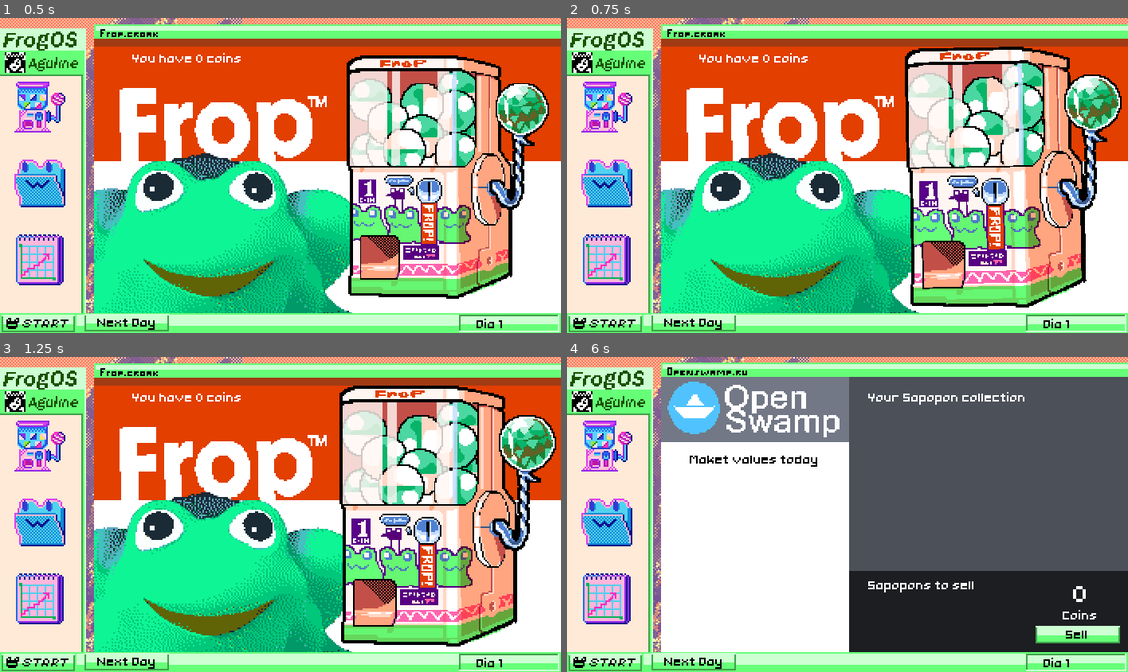
Above: before the commit, frames 1-4 (two rows, left to right).
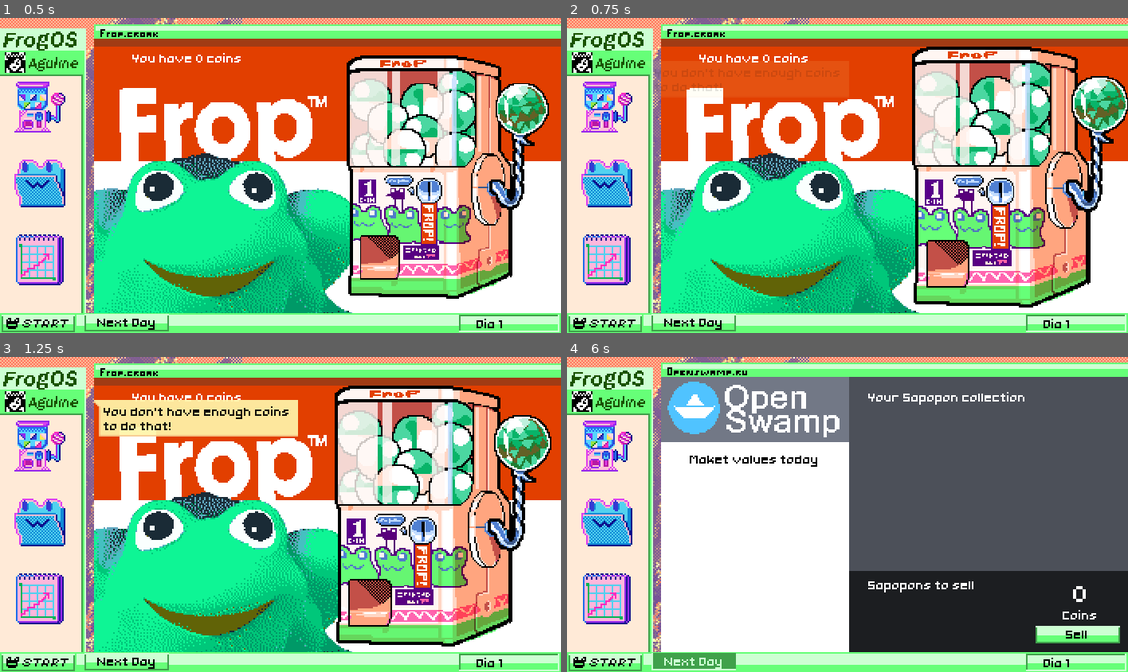
Above: after the commit, the same moments.

Repository: cosmicfoxgames/sapopon
Game: Godot game, scene res://scenes/desktop_master.tscn
Two runs of this game, one before a commit and one after it. Both use one fixed random seed, a clock stepped at 60 frames per second and the inputs below. This scene is started directly instead of the project's main scene.
Inputs (mouse positions are in pixels of both pictures, inside the frame that each line leads up to):
- Up to frame 1 (0.5 s): no input
- Up to frame 2 (0.75 s): tap Enter (game_enter) at 0.5 s; move the mouse to (998, 178) at 0.52 s; click (998, 178) at 0.6 s
- Up to frame 3 (1.25 s): no input
- Up to frame 4 (6 s): move the mouse to (606, 445) at 1.27 s; click (606, 445) at 1.35 s; move the mouse to (864, 577) at 2.02 s; tap Enter (game_enter) at 2.1, 4.35, 5.75 s; click (864, 577) at 2.3 s; move the mouse to (606, 523) at 2.77 s; click (606, 523) at 2.85 s; move the mouse to (606, 599) at 3.52 s; click (606, 599) at 3.6 s; move the mouse to (970, 649) at 4.27 s; click (970, 649) at 4.55 s; tap Space at 5 s; move the mouse to (690, 662) at 5.02 s; click (690, 662) at 5.1 s; move the mouse to (763, 435) at 5.77 s; click (763, 435) at 5.85 s

Frame 1 is identical in both runs. In frame 2, 16% of the frame differs, in the area x 22-100%, y 9-92%; in frame 3, 18%, in the area x 16-100%, y 9-92%; in frame 4, 0.8%.
Error in both runs: Invalid access to property or key '0' on a base object of type 'Nil'. (res://scene)

Commit message:
setted main menu, created warning system, some graphical additions

Diff:
--- a/icon_txt_button.gd
+++ b/icon_txt_button.gd
@@ -15,7 +15,7 @@
 var frog_res : FrogTemplate
 
 func _ready() -> void:
-	pass # Replace with function body.
+	set_itself()
 
 func _process(delta: float) -> void:
 	if Input.is_action_just_pressed("game_click") and is_hovering == true:
--- a/resources/ui_theme.tres
+++ b/resources/ui_theme.tres
@@ -20,5 +20,6 @@
 Button/fonts/font = ExtResource("1_cdg6v")
 Button/styles/normal = SubResource("StyleBoxTexture_rek2g")
 Label/colors/font_color = Color(0, 0, 0, 1)
+Label/constants/line_spacing = -2
 Label/font_sizes/font_size = 10
 Label/fonts/font = ExtResource("1_cdg6v")
--- a/scene objects/gacha.gd
+++ b/scene objects/gacha.gd
@@ -3,11 +3,13 @@
 signal got_new_frog
 
 @onready var anim = %AnimationPlayer
+@onready var collision = %Area2D
 
 var is_hovering = false
 var can_interact = true
 
 func _ready() -> void:
+	print("ready do gacha")
 	anim.play("idle")
 
 func _process(delta: float) -> void:
@@ -21,25 +23,27 @@
 	anim.play("gacha")
 	GlobalSignals.play_sfx.emit(GameResources.get_resource(GameResources.SFX["GACHA_SPIN"]))
 	await anim.animation_finished
+	can_interact = true
 
-	if is_hovering == false:
-		anim.play("idle")
-	can_interact = true
+	#if is_hovering == false:
+		#anim.play("idle")
 
 	got_new_frog.emit()
 
 func no_money():
 	print("NO MONEY")
+	anim.play("no_money")
+	GlobalSignals.show_warning.emit(GameData.GAME_WARNINGS["NOT_ENOUGH_COINS"])
 
 #signals
 
 func _on_area_2d_mouse_entered() -> void:
+	is_hovering = true
 	anim.play("hover_in")
 	await anim.animation_finished
-	is_hovering = true
 
 func _on_area_2d_mouse_exited() -> void:
+	is_hovering = false
 	anim.play("hover_out")
-	is_hovering = false
 	await anim.animation_finished
 	anim.play("idle")
--- a/scene objects/gacha.tscn
+++ b/scene objects/gacha.tscn
@@ -56,6 +56,18 @@
 "update": 0,
 "values": [Vector2(0, 0)]
 }
+tracks/4/type = "value"
+tracks/4/imported = false
+tracks/4/enabled = true
+tracks/4/path = NodePath("all_gacha:position")
+tracks/4/interp = 1
+tracks/4/loop_wrap = true
+tracks/4/keys = {
+"times": PackedFloat32Array(0),
+"transitions": PackedFloat32Array(1),
+"update": 0,
+"values": [Vector2(0, 0)]
+}
 
 [sub_resource type="Animation" id="Animation_w5f7v"]
 resource_name = "gacha"
@@ -114,6 +126,18 @@
 "update": 1,
 "values": [0.0, -0.0174533, 0.0174533, 0.0]
 }
+tracks/2/type = "value"
+tracks/2/imported = false
+tracks/2/enabled = true
+tracks/2/path = NodePath("all_gacha/Control:rotation")
+tracks/2/interp = 1
+tracks/2/loop_wrap = true
+tracks/2/keys = {
+"times": PackedFloat32Array(0),
+"transitions": PackedFloat32Array(1),
+"update": 0,
+"values": [0.0]
+}
 
 [sub_resource type="Animation" id="Animation_wgoav"]
 resource_name = "hover_out"
@@ -130,6 +154,18 @@
 "transitions": PackedFloat32Array(1, 1, 1),
 "update": 0,
 "values": [Vector2(1.08, 1.08), Vector2(0.98, 0.98), Vector2(1, 1)]
+}
+tracks/1/type = "value"
+tracks/1/imported = false
+tracks/1/enabled = true
+tracks/1/path = NodePath("all_gacha/Control:rotation")
+tracks/1/interp = 1
+tracks/1/loop_wrap = true
+tracks/1/keys = {
+"times": PackedFloat32Array(0),
+"transitions": PackedFloat32Array(1),
+"update": 0,
+"values": [0.0]
 }
 
 [sub_resource type="Animation" id="Animation_lp5ag"]
@@ -160,6 +196,71 @@
 "transitions": PackedFloat32Array(1, 1),
 "update": 0,
 "values": [Vector2(1, 1), Vector2(1.01, 1.01)]
+}
+tracks/2/type = "value"
+tracks/2/imported = false
+tracks/2/enabled = true
+tracks/2/path = NodePath("all_gacha/Control:rotation")
+tracks/2/interp = 1
+tracks/2/loop_wrap = true
+tracks/2/keys = {
+"times": PackedFloat32Array(0),
+"transitions": PackedFloat32Array(1),
+"update": 0,
+"values": [0.0]
+}
+
+[sub_resource type="Animation" id="Animation_rit8f"]
+resource_name = "no_money"
+length = 0.9
+step = 0.1
+tracks/0/type = "value"
+tracks/0/imported = false
+tracks/0/enabled = true
+tracks/0/path = NodePath("all_gacha:scale")
+tracks/0/interp = 1
+tracks/0/loop_wrap = true
+tracks/0/keys = {
+"times": PackedFloat32Array(0),
+"transitions": PackedFloat32Array(1),
+"update": 0,
+"values": [Vector2(1.08, 1.08)]
+}
+tracks/1/type = "value"
+tracks/1/imported = false
+tracks/1/enabled = true
+tracks/1/path = NodePath("all_gacha:position")
+tracks/1/interp = 2
+tracks/1/loop_wrap = true
+tracks/1/keys = {
+"times": PackedFloat32Array(0, 0.1, 0.3, 0.5, 0.6, 0.7, 0.8, 0.9),
+"transitions": PackedFloat32Array(1, 1, 1, 1, 1, 1, 1, 1),
+"update": 0,
+"values": [Vector2(0, 0), Vector2(4, 0), Vector2(-4, 0), Vector2(4, 0), Vector2(-4, 0), Vector2(4, 0), Vector2(-4, 0), Vector2(0, 0)]
+}
+tracks/2/type = "value"
+tracks/2/imported = false
+tracks/2/enabled = true
+tracks/2/path = NodePath("all_gacha/Control:rotation")
+tracks/2/interp = 1
+tracks/2/loop_wrap = true
+tracks/2/keys = {
+"times": PackedFloat32Array(0),
+"transitions": PackedFloat32Array(1),
+"update": 0,
+"values": [0.0]
+}
+tracks/3/type = "value"
+tracks/3/imported = false
+tracks/3/enabled = true
+tracks/3/path = NodePath("all_gacha:rotation")
+tracks/3/interp = 1
+tracks/3/loop_wrap = true
+tracks/3/keys = {
+"times": PackedFloat32Array(0),
+"transitions": PackedFloat32Array(1),
+"update": 0,
+"values": [0.0]
 }
 
 [sub_resource type="AnimationLibrary" id="AnimationLibrary_gokhi"]
@@ -168,7 +269,8 @@
 "gacha": SubResource("Animation_w5f7v"),
 "hover_in": SubResource("Animation_ehpi3"),
 "hover_out": SubResource("Animation_wgoav"),
-"idle": SubResource("Animation_lp5ag")
+"idle": SubResource("Animation_lp5ag"),
+"no_money": SubResource("Animation_rit8f")
 }
 
 [sub_resource type="RectangleShape2D" id="RectangleShape2D_0rntc"]
@@ -205,6 +307,7 @@
 }
 
 [node name="Area2D" type="Area2D" parent="."]
+unique_name_in_owner = true
 
 [node name="CollisionShape2D" type="CollisionShape2D" parent="Area2D"]
 position = Vector2(-10.5, 0)
--- a/scene objects/got_frog.gd
+++ b/scene objects/got_frog.gd
@@ -21,6 +21,7 @@
 
 	anim.play("gacha_down")
 	await anim.animation_finished
+	GlobalSignals.play_sfx.emit(GameResources.get_random_frog_ribbit())
 	anim.play("frgo_wiggle")
 
 	await get_tree().create_timer(1).timeout
--- a/scene objects/got_frog.tscn
+++ b/scene objects/got_frog.tscn
@@ -263,6 +263,7 @@
 anchor_bottom = 1.0
 grow_horizontal = 2
 grow_vertical = 2
+mouse_filter = 1
 script = ExtResource("1_2qvfj")
 metadata/_edit_vertical_guides_ = [176.0]
 
@@ -272,6 +273,7 @@
 offset_top = -5.0
 offset_right = 359.0
 offset_bottom = 210.0
+mouse_filter = 1
 color = Color(0, 0.0588235, 0, 0.396078)
 
 [node name="64x64" type="Sprite2D" parent="."]
@@ -288,6 +290,7 @@
 offset_bottom = -65.0
 scale = Vector2(2.5, 2.5)
 pivot_offset = Vector2(0, 8)
+mouse_filter = 1
 
 [node name="8olametade0" type="Sprite2D" parent="bola"]
 texture = ExtResource("3_fp3mv")
@@ -302,6 +305,7 @@
 anchors_preset = 0
 offset_right = 40.0
 offset_bottom = 40.0
+mouse_filter = 1
 
 [node name="new_frog" type="Label" parent="labels"]
 unique_name_in_owner = true
--- a/scene objects/icon_txt_button.tscn
+++ b/scene objects/icon_txt_button.tscn
@@ -59,5 +59,6 @@
 position = Vector2(45.5, 9.5)
 shape = SubResource("RectangleShape2D_8s8v1")
 
+[connection signal="input_event" from="Area2D" to="." method="_on_area_2d_input_event"]
 [connection signal="mouse_entered" from="Area2D" to="." method="_on_area_2d_mouse_entered"]
 [connection signal="mouse_exited" from="Area2D" to="." method="_on_area_2d_mouse_exited"]
--- a/scene objects/market_bar.tscn
+++ b/scene objects/market_bar.tscn
@@ -6,7 +6,7 @@
 [ext_resource type="Texture2D" uid="uid://64coujsup7d7" path="res://resources/graphics/ui/market bars/good.png" id="2_x7pis"]
 [ext_resource type="Texture2D" uid="uid://cxnwnfmrgexr1" path="res://resources/graphics/ui/market bars/bad.png" id="4_pp3p8"]
 [ext_resource type="Texture2D" uid="uid://by5d82ajttgwi" path="res://resources/graphics/ui/market bars/xtra bad.png" id="5_pcpud"]
-[ext_resource type="Texture2D" uid="uid://bre3eti82wsj3" path="res://resources/graphics/icons/sapo.png" id="7_uq5ns"]
+[ext_resource type="Texture2D" uid="uid://8i14u74sjcw2" path="res://resources/graphics/icons/rates.png" id="7_3tmay"]
 
 [node name="market_bar" type="Control"]
 layout_mode = 3
@@ -41,4 +41,4 @@
 [node name="icon" type="Sprite2D" parent="."]
 unique_name_in_owner = true
 position = Vector2(7, 5)
-texture = ExtResource("7_uq5ns")
+texture = ExtResource("7_3tmay")
--- a/scene objects/upper_ui_gacha.gd
+++ b/scene objects/upper_ui_gacha.gd
@@ -4,6 +4,7 @@
 
 @onready var moedas = %label_moedas
 @onready var dias = %label_dias
+@onready var gacha = %gacha
 
 @onready var place_holder_new_frog = %label_new_frog
 
@@ -34,8 +35,6 @@
 		spin_gacha_signal.emit(how_many)
 		change_coin_ammount(PlayerData.current_money)
 
-	else: pass#fazer alguma coisa pra mostrar pro player q ele n tem dinheiro o suficente
-
 func advance_to_next_day():
 	pass
 
--- a/scene objects/upper_ui_market.gd
+++ b/scene objects/upper_ui_market.gd
@@ -101,4 +101,5 @@
 		coin_ammnt_to_add = 0
 		frogs_to_subtract = []
 		coins_label.text = str(coin_ammnt_to_add)
-	else: print("can't sell for lss than 0!")
+	else:
+		GlobalSignals.show_warning.emit(GameData.GAME_WARNINGS["CANT_SELL_LESS_ZERO"])
--- /dev/null
+++ b/scene objects/warning_bubble.gd
@@ -0,0 +1,25 @@
+extends Control
+
+@onready var label = %Label
+@onready var anim = %AnimationPlayer
+@onready var timer = %Timer
+
+func _ready() -> void:
+	GlobalSignals.show_warning.connect(_on_show_warning)
+
+func _process(delta: float) -> void:
+	pass
+
+func set_warning(warning : String):
+	timer.stop()
+	label.text = warning
+	anim.play("in")
+	await anim.animation_finished
+	timer.start(3)
+	anim.play("out")
+
+#signals
+
+func _on_show_warning(warning):
+	print("veio pro show warinig")
+	set_warning(warning)
--- /dev/null
+++ b/scene objects/warning_bubble.tscn
@@ -0,0 +1,147 @@
+[gd_scene load_steps=8 format=3 uid="uid://b8lc5pfvm0sjn"]
+
+[ext_resource type="Script" path="res://scene objects/warning_bubble.gd" id="1_i4hj2"]
+[ext_resource type="Texture2D" uid="uid://cpmyc55mne76j" path="res://resources/graphics/ui/bubble.png" id="1_vusa1"]
+[ext_resource type="Theme" uid="uid://bascc1vb042uq" path="res://resources/ui_theme.tres" id="2_hyp8o"]
+
+[sub_resource type="Animation" id="Animation_ldgqf"]
+resource_name = "in"
+length = 0.5
+step = 0.1
+tracks/0/type = "value"
+tracks/0/imported = false
+tracks/0/enabled = true
+tracks/0/path = NodePath(".:position")
+tracks/0/interp = 2
+tracks/0/loop_wrap = true
+tracks/0/keys = {
+"times": PackedFloat32Array(0, 0.5),
+"transitions": PackedFloat32Array(1, 1),
+"update": 0,
+"values": [Vector2(-10, 0), Vector2(0, 0)]
+}
+tracks/1/type = "value"
+tracks/1/imported = false
+tracks/1/enabled = true
+tracks/1/path = NodePath(".:modulate")
+tracks/1/interp = 2
+tracks/1/loop_wrap = true
+tracks/1/keys = {
+"times": PackedFloat32Array(0, 0.5),
+"transitions": PackedFloat32Array(1, 1),
+"update": 0,
+"values": [Color(1, 1, 1, 0), Color(1, 1, 1, 1)]
+}
+
+[sub_resource type="Animation" id="Animation_7bo4h"]
+length = 0.001
+tracks/0/type = "value"
+tracks/0/imported = false
+tracks/0/enabled = true
+tracks/0/path = NodePath(".:position")
+tracks/0/interp = 1
+tracks/0/loop_wrap = true
+tracks/0/keys = {
+"times": PackedFloat32Array(0),
+"transitions": PackedFloat32Array(1),
+"update": 0,
+"values": [Vector2(0, 0)]
+}
+tracks/1/type = "value"
+tracks/1/imported = false
+tracks/1/enabled = true
+tracks/1/path = NodePath(".:modulate")
+tracks/1/interp = 1
+tracks/1/loop_wrap = true
+tracks/1/keys = {
+"times": PackedFloat32Array(0),
+"transitions": PackedFloat32Array(1),
+"update": 0,
+"values": [Color(1, 1, 1, 0)]
+}
+
+[sub_resource type="Animation" id="Animation_q55tn"]
+resource_name = "out"
+length = 0.5
+step = 0.1
+tracks/0/type = "value"
+tracks/0/imported = false
+tracks/0/enabled = true
+tracks/0/path = NodePath(".:modulate")
+tracks/0/interp = 2
+tracks/0/loop_wrap = true
+tracks/0/keys = {
+"times": PackedFloat32Array(0, 0.5),
+"transitions": PackedFloat32Array(1, 1),
+"update": 0,
+"values": [Color(1, 1, 1, 1), Color(1, 1, 1, 0)]
+}
+tracks/1/type = "value"
+tracks/1/imported = false
+tracks/1/enabled = true
+tracks/1/path = NodePath(".:position")
+tracks/1/interp = 2
+tracks/1/loop_wrap = true
+tracks/1/keys = {
+"times": PackedFloat32Array(0, 0.5),
+"transitions": PackedFloat32Array(1, 1),
+"update": 0,
+"values": [Vector2(0, 0), Vector2(10, 0)]
+}
+
+[sub_resource type="AnimationLibrary" id="AnimationLibrary_kyye1"]
+_data = {
+"RESET": SubResource("Animation_7bo4h"),
+"in": SubResource("Animation_ldgqf"),
+"out": SubResource("Animation_q55tn")
+}
+
+[node name="warning bubble" type="Control"]
+layout_mode = 3
+anchors_preset = 0
+offset_right = 129.0
+offset_bottom = 25.0
+script = ExtResource("1_i4hj2")
+
+[node name="bubble" type="Control" parent="."]
+unique_name_in_owner = true
+modulate = Color(1, 1, 1, 0)
+layout_mode = 3
+anchors_preset = 0
+offset_right = 129.0
+offset_bottom = 25.0
+mouse_filter = 1
+
+[node name="NinePatchRect" type="NinePatchRect" parent="bubble"]
+layout_mode = 0
+offset_right = 128.0
+offset_bottom = 25.0
+texture = ExtResource("1_vusa1")
+region_rect = Rect2(0, 1, 16, 15)
+patch_margin_left = 5
+patch_margin_top = 6
+patch_margin_right = 2
+patch_margin_bottom = 3
+
+[node name="Label" type="Label" parent="bubble"]
+unique_name_in_owner = true
+layout_mode = 0
+offset_left = 6.0
+offset_top = 2.0
+offset_right = 126.0
+offset_bottom = 22.0
+theme = ExtResource("2_hyp8o")
+text = "texto texto texto"
+autowrap_mode = 3
+
+[node name="AnimationPlayer" type="AnimationPlayer" parent="."]
+unique_name_in_owner = true
+root_node = NodePath("../bubble")
+libraries = {
+"": SubResource("AnimationLibrary_kyye1")
+}
+
+[node name="Timer" type="Timer" parent="."]
+unique_name_in_owner = true
+wait_time = 3.0
+one_shot = true
--- a/scenes/desktop_master.gd
+++ b/scenes/desktop_master.gd
@@ -9,6 +9,8 @@
 func _ready() -> void:
 	on_first_start_game()
 	connect_all_signals()
+
+	GlobalSignals.play_sfx.emit(GameResources.get_resource(GameResources.SFX["BOOTUP"]))
 
 func _process(delta: float) -> void:
 	pass
--- a/scenes/desktop_master.tscn
+++ b/scenes/desktop_master.tscn
@@ -13,6 +13,7 @@
 [ext_resource type="PackedScene" uid="uid://35fox7or2yxn" path="res://scene objects/got_frog.tscn" id="11_f4118"]
 [ext_resource type="Theme" uid="uid://bascc1vb042uq" path="res://resources/ui_theme.tres" id="12_407c5"]
 [ext_resource type="PackedScene" uid="uid://bwxblhr0sly7e" path="res://scene objects/game_button.tscn" id="13_4yhrd"]
+[ext_resource type="PackedScene" uid="uid://b8lc5pfvm0sjn" path="res://scene objects/warning_bubble.tscn" id="14_ywqie"]
 
 [sub_resource type="Animation" id="Animation_bre8d"]
 length = 0.001
@@ -211,6 +212,12 @@
 offset_bottom = 197.137
 button_txt = "next_day"
 
+[node name="warning bubble" parent="." instance=ExtResource("14_ywqie")]
+offset_left = 58.0
+offset_top = 26.0
+offset_right = 63.0
+offset_bottom = 31.0
+
 [connection signal="clicked" from="CenterContainer/VBoxContainer/button_gacha" to="." method="_on_button_gacha_clicked"]
 [connection signal="clicked" from="CenterContainer/VBoxContainer/button_collection" to="." method="_on_button_collection_clicked"]
 [connection signal="clicked" from="CenterContainer/VBoxContainer/button_market" to="." method="_on_button_market_clicked"]
--- a/scenes/gacha_master.tscn
+++ b/scenes/gacha_master.tscn
@@ -1,8 +1,10 @@
-[gd_scene load_steps=4 format=3 uid="uid://pvg0w1f6cv0v"]
+[gd_scene load_steps=6 format=3 uid="uid://pvg0w1f6cv0v"]
 
 [ext_resource type="Script" path="res://scenes/gacha_master.gd" id="1_n2buy"]
-[ext_resource type="PackedScene" uid="uid://c072uq7qbyse6" path="res://scene objects/upper_ui_gacha.tscn" id="2_3osyx"]
 [ext_resource type="Texture2D" uid="uid://bb011tc5j1vjs" path="res://resources/graphics/windows/gacha.PNG" id="2_mh3jo"]
+[ext_resource type="Script" path="res://scene objects/upper_ui_gacha.gd" id="3_qx7fi"]
+[ext_resource type="Theme" uid="uid://bascc1vb042uq" path="res://resources/ui_theme.tres" id="4_yfc0j"]
+[ext_resource type="PackedScene" uid="uid://bgg5woyjyfmwy" path="res://scene objects/gacha.tscn" id="5_cowh7"]
 
 [node name="gacha_master" type="Control"]
 layout_mode = 3
@@ -17,11 +19,42 @@
 position = Vector2(176, 93)
 texture = ExtResource("2_mh3jo")
 
-[node name="upper_ui_gacha" parent="." instance=ExtResource("2_3osyx")]
+[node name="upper_ui_gacha" type="Control" parent="."]
 unique_name_in_owner = true
+layout_mode = 3
+anchors_preset = 0
 offset_left = 2.0
 offset_top = -1.0
 offset_right = 42.0
 offset_bottom = 39.0
+script = ExtResource("3_qx7fi")
+metadata/_edit_vertical_guides_ = [290.0]
+
+[node name="label_moedas" type="Label" parent="upper_ui_gacha"]
+unique_name_in_owner = true
+layout_mode = 0
+offset_left = 22.0
+offset_top = 17.0
+offset_right = 148.0
+offset_bottom = 35.0
+theme = ExtResource("4_yfc0j")
+theme_override_colors/font_color = Color(1, 1, 1, 1)
+text = "moedas"
+
+[node name="label_dias" type="Label" parent="upper_ui_gacha"]
+unique_name_in_owner = true
+visible = false
+layout_mode = 0
+offset_left = 1.0
+offset_top = 21.0
+offset_right = 63.0
+offset_bottom = 44.0
+text = "dia"
+
+[node name="gacha" parent="upper_ui_gacha" instance=ExtResource("5_cowh7")]
+unique_name_in_owner = true
+position = Vector2(220, 98)
+scale = Vector2(0.9, 0.9)
 
 [connection signal="spin_gacha_signal" from="upper_ui_gacha" to="." method="_on_upper_ui_gacha_spin_gacha_signal"]
+[connection signal="got_new_frog" from="upper_ui_gacha/gacha" to="upper_ui_gacha" method="_on_gacha_got_new_frog"]
--- a/scenes/main_menu.gd
+++ b/scenes/main_menu.gd
@@ -4,7 +4,7 @@
 
 func _ready() -> void:
 	GlobalSignals.stop_music.emit()
-	GlobalSignals.play_sfx.emit(GameResources.get_resource(GameResources.SFX["BOOTUP"]))
+	GlobalSignals.play_sfx.emit(GameResources.get_random_frog_ribbit())
 
 func _process(delta: float) -> void:
 	pass
--- a/scenes/main_menu.tscn
+++ b/scenes/main_menu.tscn
@@ -1,7 +1,13 @@
-[gd_scene load_steps=3 format=3 uid="uid://cocpsaisvyjp8"]
+[gd_scene load_steps=9 format=3 uid="uid://cocpsaisvyjp8"]
 
 [ext_resource type="Script" path="res://scenes/main_menu.gd" id="1_xmmsf"]
 [ext_resource type="PackedScene" uid="uid://bwxblhr0sly7e" path="res://scene objects/game_button.tscn" id="2_lfjsf"]
+[ext_resource type="Texture2D" uid="uid://bra40v24bvx0d" path="res://resources/graphics/windows/log_in_screen.png" id="2_s7gmp"]
+[ext_resource type="PackedScene" uid="uid://bvkia36aegb3t" path="res://scene objects/icon_txt_button.tscn" id="4_6wvss"]
+[ext_resource type="Texture2D" uid="uid://dgnbq7wljheq6" path="res://resources/graphics/ui/frogos logo.png" id="5_buepg"]
+[ext_resource type="Texture2D" uid="uid://ddwgj7w0fc58s" path="res://resources/graphics/icons/team.png" id="5_s3gpp"]
+[ext_resource type="Theme" uid="uid://bascc1vb042uq" path="res://resources/ui_theme.tres" id="6_hoog6"]
+[ext_resource type="Texture2D" uid="uid://c3rn5lks07u8i" path="res://resources/graphics/icons/manual.png" id="6_rwo16"]
 
 [node name="main_menu" type="Control"]
 layout_mode = 3
@@ -23,12 +29,16 @@
 mouse_filter = 1
 color = Color(1, 0.717647, 0.862745, 1)
 
+[node name="LogInScreen" type="Sprite2D" parent="."]
+position = Vector2(176, 98)
+texture = ExtResource("2_s7gmp")
+
 [node name="VBoxContainer" type="VBoxContainer" parent="."]
 layout_mode = 0
 offset_left = 144.0
-offset_top = 104.0
+offset_top = 106.0
 offset_right = 197.0
-offset_bottom = 183.0
+offset_bottom = 159.0
 theme_override_constants/separation = 15
 
 [node name="butt_log_in" parent="VBoxContainer" instance=ExtResource("2_lfjsf")]
@@ -39,5 +49,40 @@
 layout_mode = 2
 button_txt = "log_out"
 
+[node name="VBoxContainer2" type="VBoxContainer" parent="."]
+layout_mode = 0
+offset_left = 3.0
+offset_top = 113.0
+offset_right = 122.0
+offset_bottom = 177.0
+theme_override_constants/separation = 4
+alignment = 2
+metadata/_edit_group_ = true
+
+[node name="icon_txt_button" parent="VBoxContainer2" instance=ExtResource("4_6wvss")]
+layout_mode = 2
+icon_to_use = ExtResource("5_s3gpp")
+button_txt = "credits"
+
+[node name="icon_txt_button2" parent="VBoxContainer2" instance=ExtResource("4_6wvss")]
+layout_mode = 2
+icon_to_use = ExtResource("6_rwo16")
+button_txt = "manual"
+
+[node name="FrogosLogo" type="Sprite2D" parent="."]
+position = Vector2(170, 71)
+scale = Vector2(2.5, 2.5)
+texture = ExtResource("5_buepg")
+
+[node name="Label" type="Label" parent="."]
+layout_mode = 0
+offset_left = 283.0
+offset_top = 166.0
+offset_right = 348.0
+offset_bottom = 178.0
+theme = ExtResource("6_hoog6")
+text = "version"
+horizontal_alignment = 2
+
 [connection signal="button_click" from="VBoxContainer/butt_log_in" to="." method="_on_butt_log_in_button_click"]
 [connection signal="button_click" from="VBoxContainer/butt_log_out" to="." method="_on_butt_log_out_button_click"]
--- a/scenes/market_master.tscn
+++ b/scenes/market_master.tscn
@@ -124,6 +124,7 @@
 
 [node name="to_sell_buttons" type="VBoxContainer" parent="upper_ui_market/ScrollContainer"]
 unique_name_in_owner = true
+clip_contents = true
 layout_mode = 2
 size_flags_horizontal = 3
 size_flags_vertical = 3
@@ -139,6 +140,7 @@
 
 [node name="collection_buttons" type="VBoxContainer" parent="upper_ui_market/ScrollContainer2"]
 unique_name_in_owner = true
+clip_contents = true
 layout_mode = 2
 size_flags_horizontal = 3
 size_flags_vertical = 3
--- a/scripts/game_data.gd
+++ b/scripts/game_data.gd
@@ -19,6 +19,11 @@
 
 const FROG_TEMPLATE_PATH = "res://resources/frog_resources/%s.tres"
 const FROG_LIST = ["frog_angel", "frog_demon", "frog_future", "frog_medieval", "frog_pieta", "frog_cheese", "frog_jfrog …(375 unchanged characters)…
+
+const GAME_WARNINGS = {
+	"NOT_ENOUGH_COINS" : "not_enough_money",
+	"CANT_SELL_LESS_ZERO" : "can_sell_less_zero"
+}
 
 const DEFAUT_START_PLAYER_MONEY = 10
 
--- a/scripts/game_resources.gd
+++ b/scripts/game_resources.gd
@@ -16,6 +16,15 @@
 	"DAMP_CLICK" : "res://resources/sfx/waterclick.mp3",
 	"BUBBLE_CLICK" : "res://resources/sfx/bubbleclick3.mp3"
 }
+
+const FROG_SFX = [
+	"res://resources/sfx/ribbit1.mp3",
+	"res://resources/sfx/ribbit2.mp3",
+	"res://resources/sfx/ribbit3.mp3",
+	"res://resources/sfx/ribbit4.mp3",
+	"res://resources/sfx/ribbit5.mp3",
+	"res://resources/sfx/ribbit6.mp3"
+]
 
 const FROG_COLLECTIONS_COLORS = {
 	"LUCKY" : Color(1, 0.924, 0.24), #amarelo
@@ -36,6 +45,9 @@
 func get_resource(res):
 	return(load(res))
 
+func get_random_frog_ribbit():
+	return(load(FROG_SFX.pick_random()))
+
 func populate_frogs_by_raritie():
 	print("populating frog by raritie list")
 	for i in GameData.FROG_LIST:
--- a/scripts/global_signals.gd
+++ b/scripts/global_signals.gd
@@ -9,3 +9,5 @@
 signal play_music(which)
 signal stop_music()
 signal play_sfx(which)
+
+signal show_warning(warning : String)
Binary file added: localization/resources to localize/pt/card_badending_pt.png
Not shown, added: localization/resources to localize/pt/card_badending_pt.png.import
Binary file added: localization/resources to localize/pt/card_goodenfing_pt.png
Not shown, added: localization/resources to localize/pt/card_goodenfing_pt.png.import
Binary file added: localization/resources to localize/pt/card_thenextday_pt.png
Not shown, added: localization/resources to localize/pt/card_thenextday_pt.png.import
Binary file added: resources/graphics/icons/manual.png
Not shown, added: resources/graphics/icons/manual.png.import
Binary file added: resources/graphics/icons/rates.png
Not shown, added: resources/graphics/icons/rates.png.import
Binary file added: resources/graphics/icons/team.png
Not shown, added: resources/graphics/icons/team.png.import
(and 17 more such lines)
